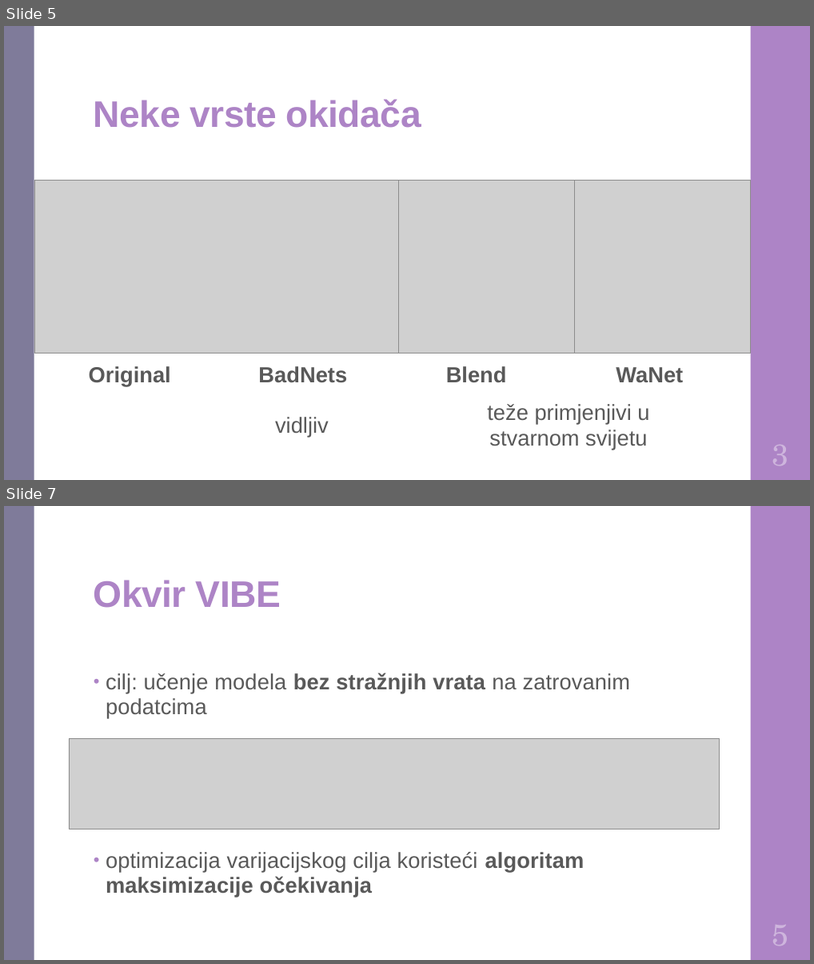
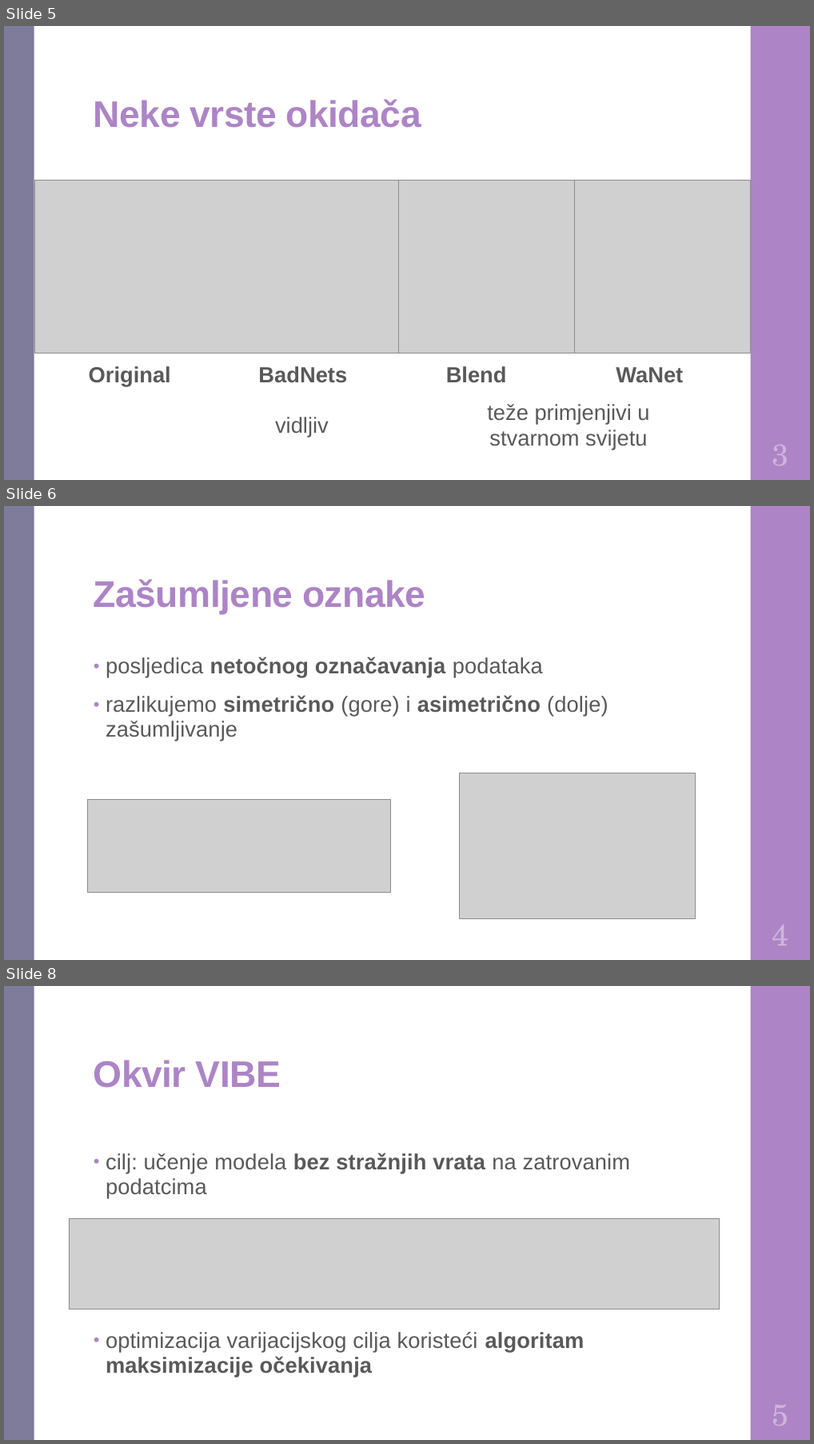
Before and after one commit to DomJamb/Diplomski-Rad-Doku, a slide deck: Prezentacija/Varijacijsko učenje na zašumljenim oznakama.pptx. Shown one above the other, each under a label of ours: slides 5 and 7 before the commit, slides 5, 6 and 8 after it; the slides between them are not shown. The pictures are 814x964 and 814x1444 pixels, drawn with LibreOffice and Linux fonts; fonts in the diff are those of the drawing; grey boxes stand for pictures. Boxes give left, top, right and bottom in pixels: in the first picture for what was removed or moved away, otherwise in the second. Text is boxed around its words. In the diff, an @@ line names an element or a change of style, - is before the commit and + after.

```diff
--- a/Prezentacija/Varijacijsko učenje na zašumljenim oznakama.pptx
+++ b/Prezentacija/Varijacijsko učenje na zašumljenim oznakama.pptx
@@ slide 6 added at (4, 506, 810, 960), background #FFFFFF; not listed: 2 template elements that a slide beside it also shows @@
@@ title added at (94, 579, 426, 614), 44 pt, text #AD84C6, bold @@
+Zašumljene oznake
@@ text added at (106, 656, 608, 740), 26 pt, text #595959 @@
+• posljedica netočnog označavanja podataka
+• razlikujemo simetrično (gore) i asimetrično (dolje) zašumljivanje
@@ picture added at (460, 772, 696, 919) @@
@@ picture added at (88, 800, 391, 892) @@
@@ text added at (773, 924, 790, 945), 36 pt, text #CEB5DD @@
+4
@@ what was slide 7 is now slide 8 @@
```
Also in this commit, not shown: 15 slides changed, 1 other slide added, 1 other file.
